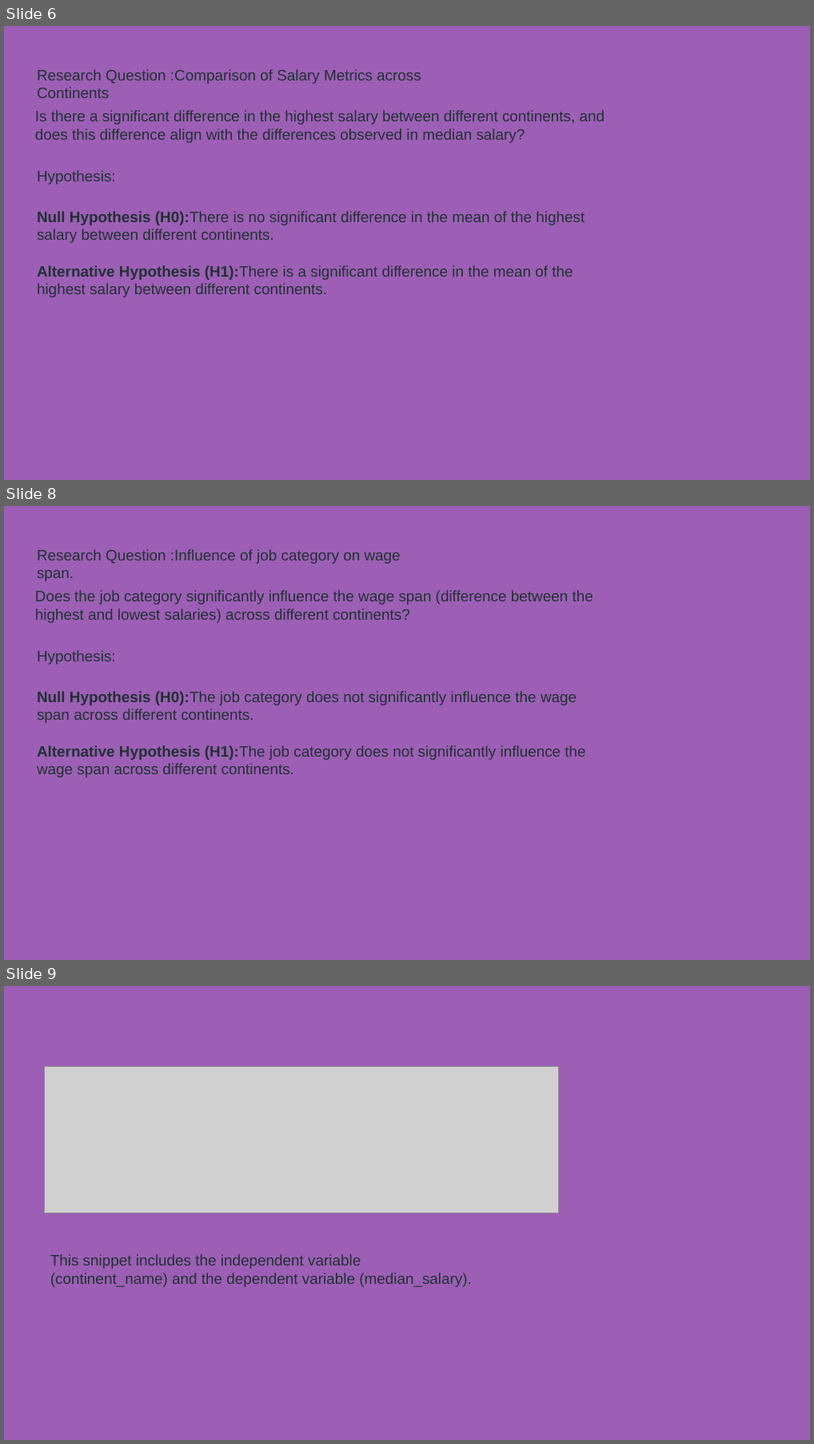
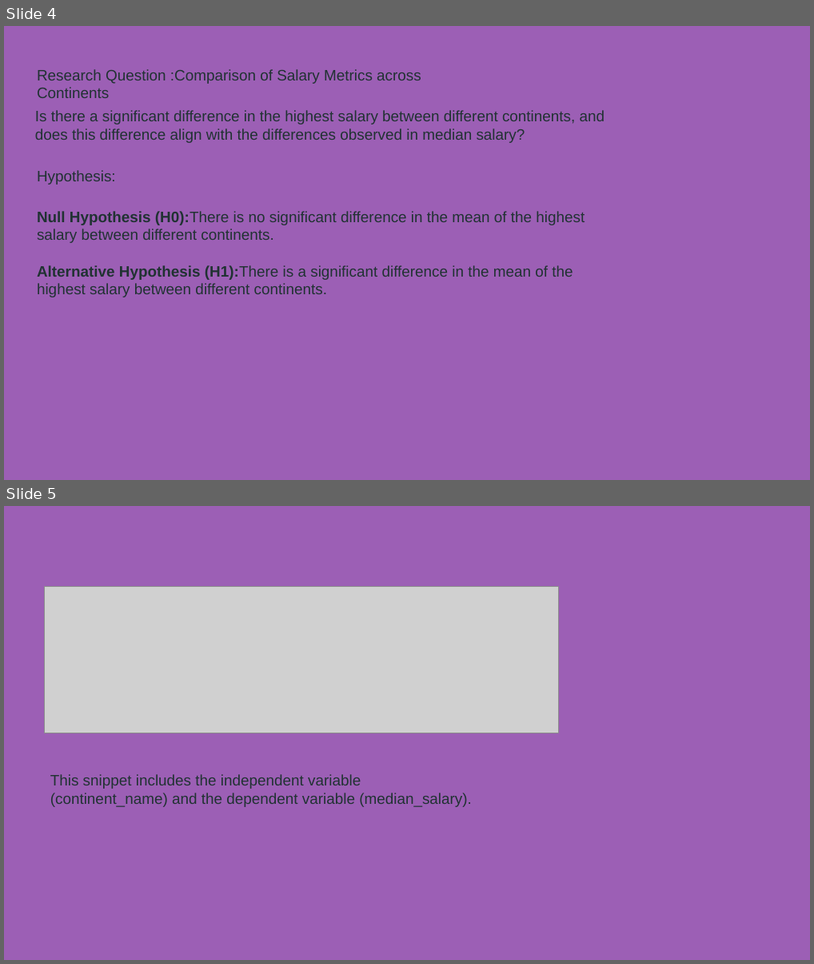
Before and after one commit to PRIBINKBENNY/84A---Salary-data-2-csv, a slide deck: Research Question/group 84 a.pptx. Shown one above the other, each under a label of ours: slides 6, 8 and 9 before the commit, slides 4 and 5 after it; the slides between them are not shown. The pictures are 814x1444 and 814x964 pixels, drawn with LibreOffice and Linux fonts; fonts in the diff are those of the drawing; grey boxes stand for pictures; background and template pictures are left out. Boxes give left, top, right and bottom in pixels: in the first picture for what was removed or moved away, otherwise in the second. Text is boxed around its words. In the diff, an @@ line names an element or a change of style, - is before the commit and + after.

Commit message:
new research question

```diff
--- a/Research Question/group 84 a.pptx
+++ b/Research Question/group 84 a.pptx
@@ slide 8 removed at (4,506,810,960), background #9C5FB5 @@
@@ text removed at (37,549,401,581) @@
-Research Question :Influence of job category on wage span.
@@ text removed at (35,590,594,623) @@
-Does the job category significantly influence the wage span (difference between the highest and lowest salaries) across different continents?
@@ text removed at (37,650,116,664) @@
-Hypothesis:
@@ text removed at (37,691,586,777) @@
-Null Hypothesis (H0):The job category does not significantly influence the wage span across different continents.
-Alternative Hypothesis (H1):The job category does not significantly influence the wage span across different continents.
@@ what was slide 6 is now slide 4 @@
@@ what was slide 9 is now slide 5 @@
```
Also in this commit, not shown: 3 other slides removed, 1 other file.
